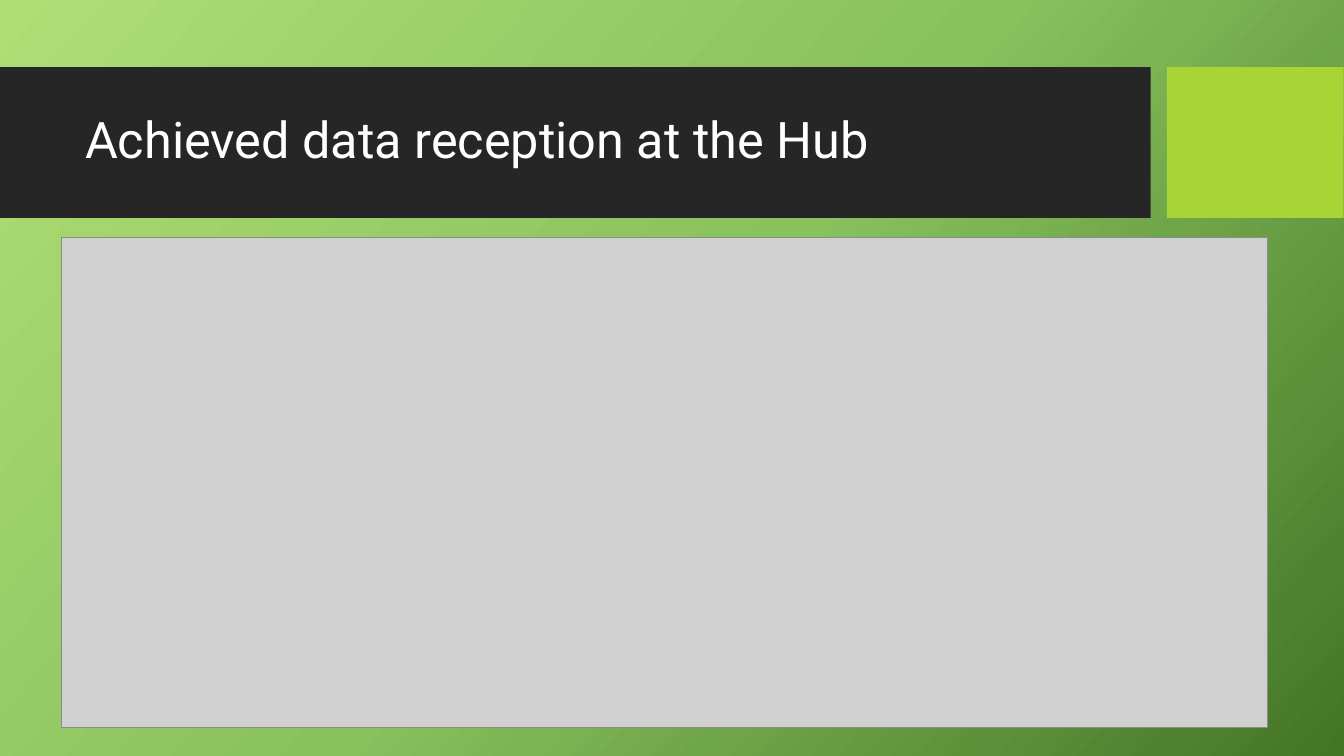
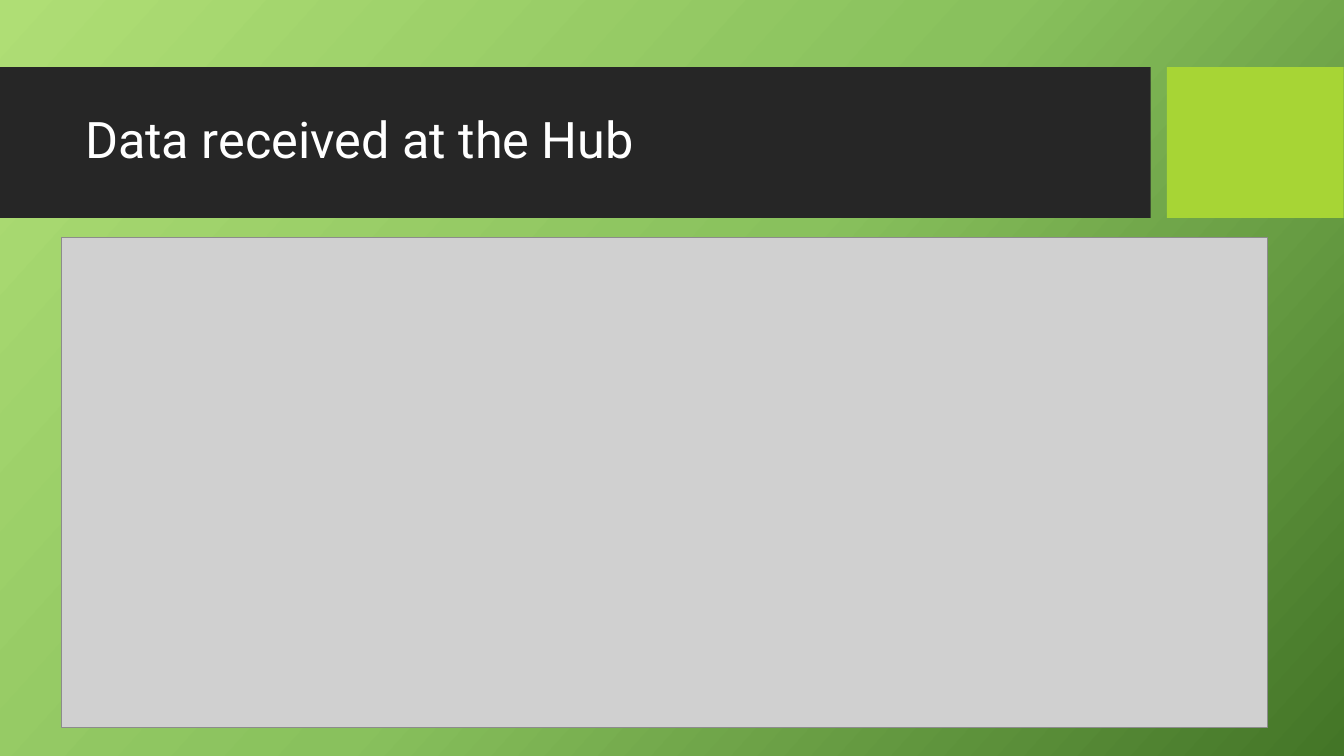
Before and after one commit to Haz-IQ/Precise-Agriculture, a slide deck: slide 17 of Presentation PA.pptx. Drawn at 1344x756 pixels with LibreOffice and Linux fonts; fonts in the diff are those of the drawing; grey boxes stand for pictures; background and template pictures are left out. Boxes give left, top, right and bottom in pixels: in the first picture for what was removed or moved away, otherwise in the second. Text is boxed around its words. In the diff, an @@ line names an element or a change of style, - is before the commit and + after.

```diff
--- a/Presentation PA.pptx
+++ b/Presentation PA.pptx
@@ title at <box>85,120,634,159</box>: text changed @@
-Achieved data reception at the Hub
+Data received at the Hub
```
Also in this commit, not shown: 3 other slides changed, 2 slides added, 1 slide removed.
